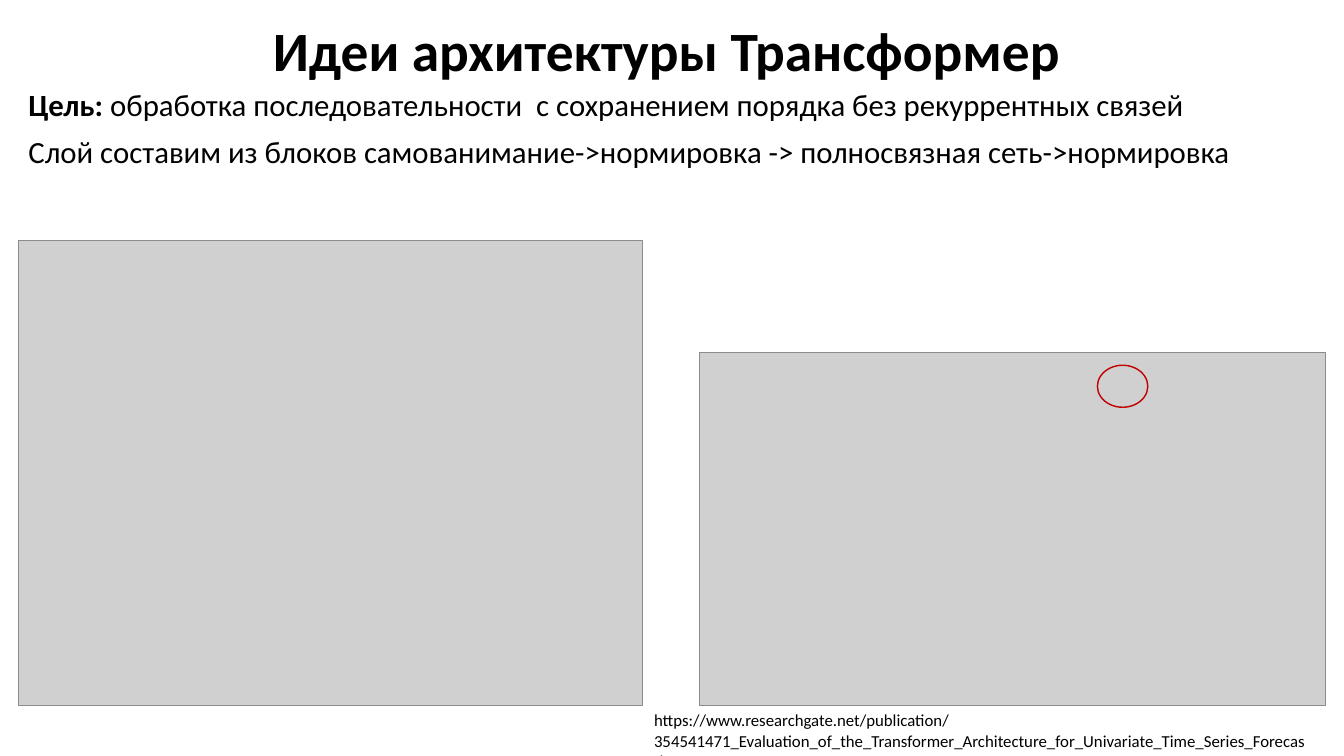
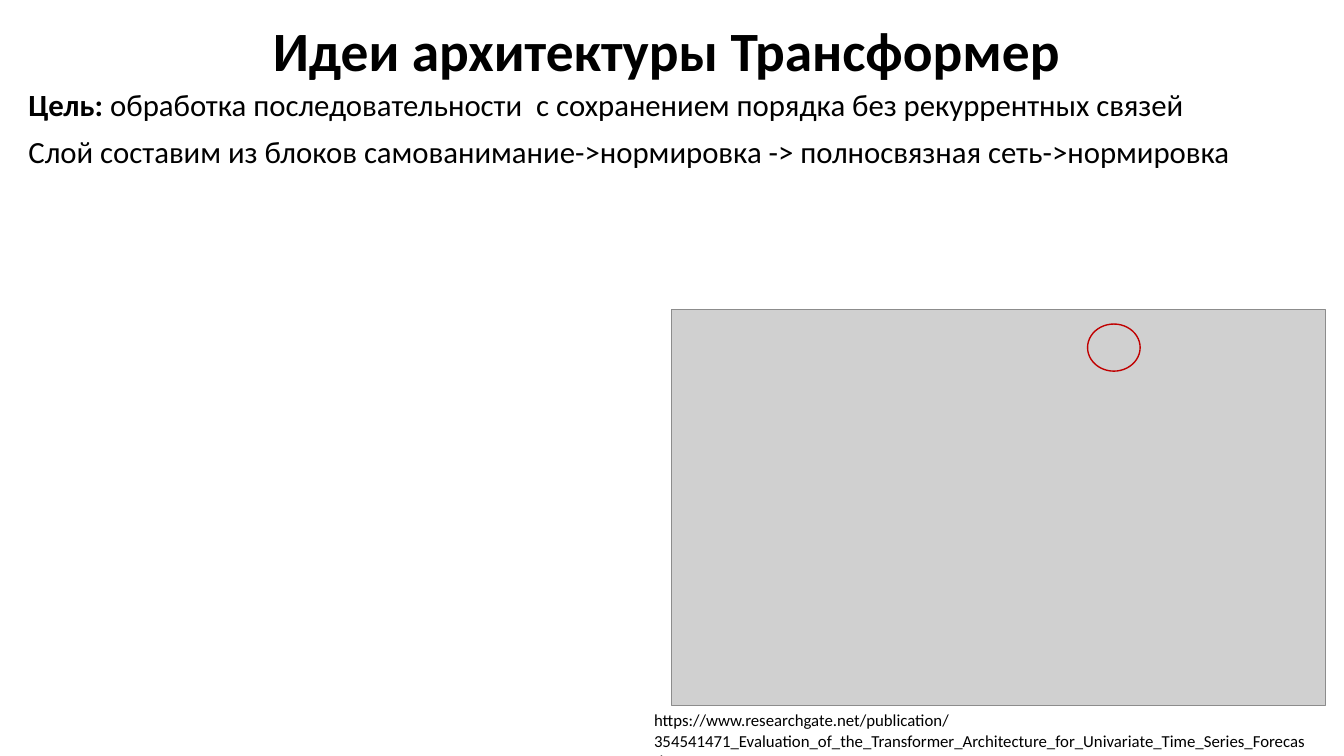
Before and after one commit to MVRonkin/TimeSeriesCourse, a slide deck: slide 10 of 2025/LEC/07-3 Transformers.pptx (slide 11 before the commit). Drawn at 1344x756 pixels with LibreOffice and Linux fonts; fonts in the diff are those of the drawing; grey boxes stand for pictures. Boxes give left, top, right and bottom in pixels: in the first picture for what was removed or moved away, otherwise in the second. Text is boxed around its words. In the diff, an @@ line names an element or a change of style, - is before the commit and + after.

```diff
--- a/2025/LEC/07-3 Transformers.pptx
+++ b/2025/LEC/07-3 Transformers.pptx
@@ picture removed at (18, 241, 642, 706) @@
@@ picture: place and size @@
-picture at (700, 353, 1327, 706)
+picture at (673, 311, 1326, 706)
@@ ellipse: place and size @@
-ellipse at (1098, 365, 1148, 407)
+ellipse at (1088, 324, 1140, 371)
```
Also in this commit, not shown: 1 other slide changed.
